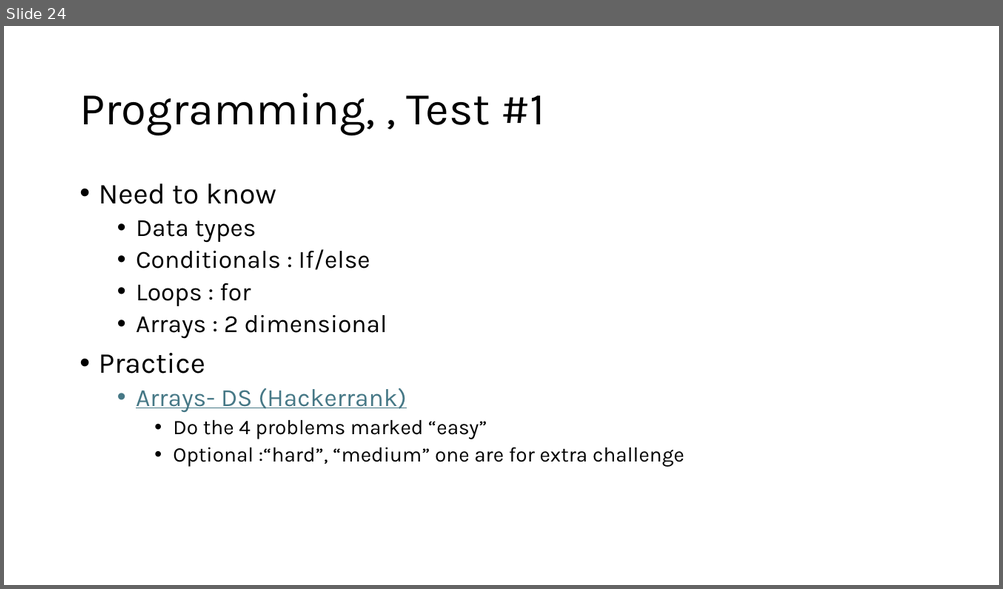
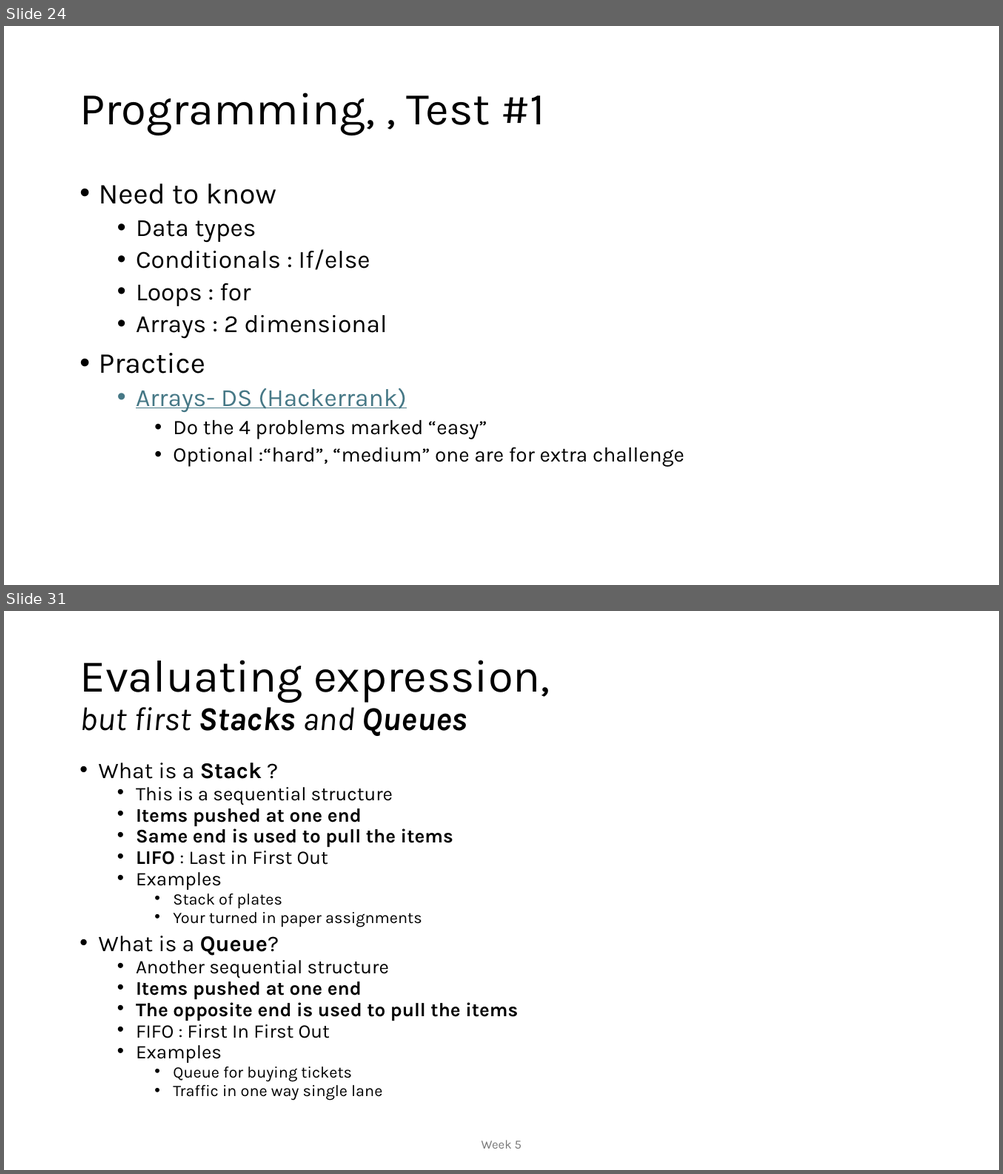
Before and after one commit to MoklaEducation/ems_winter_2025_acsl101, a slide deck: all/ExploringCSConceptsViaACSLCompetitions_all.pptx. Shown one above the other, each under a label of ours: slide 24 before the commit, slides 24 and 31 after it; the slides between them are not shown. The pictures are 1003x589 and 1003x1174 pixels, drawn with LibreOffice and Linux fonts; fonts in the diff are those of the drawing. Boxes give left, top, right and bottom in pixels: in the first picture for what was removed or moved away, otherwise in the second. Text is boxed around its words. In the diff, an @@ line names an element or a change of style, - is before the commit and + after.

```diff
--- a/all/ExploringCSConceptsViaACSLCompetitions_all.pptx
+++ b/all/ExploringCSConceptsViaACSLCompetitions_all.pptx
@@ slide 31 added at [4, 611, 999, 1170], background #FFFFFF @@
@@ title added at [79, 660, 550, 736], 32 pt, text #000000, italic @@
+Evaluating expression,
+but first Stacks and Queues
@@ text added at [99, 763, 518, 1101], 18.6 pt, text #000000 @@
+• What is a Stack ?
+  • This is a sequential structure
+  • Items pushed at one end
+  • Same end is used to pull the items
+  • LIFO : Last in First Out
+  • Examples
+    • Stack of plates
+    • Your turned in paper assignments
+• What is a Queue?
+  • Another sequential structure
+  • Items pushed at one end
+  • The opposite end is used to pull the items
+  • FIFO : First In First Out
+  • Examples
+    • Queue for buying tickets
+    • Traffic in one way single lane
@@ text added at [481, 1140, 521, 1149], 12 pt, text #797979 @@
+Week 5
```
Also in this commit, not shown: 12 other slides added, 1 other file.
